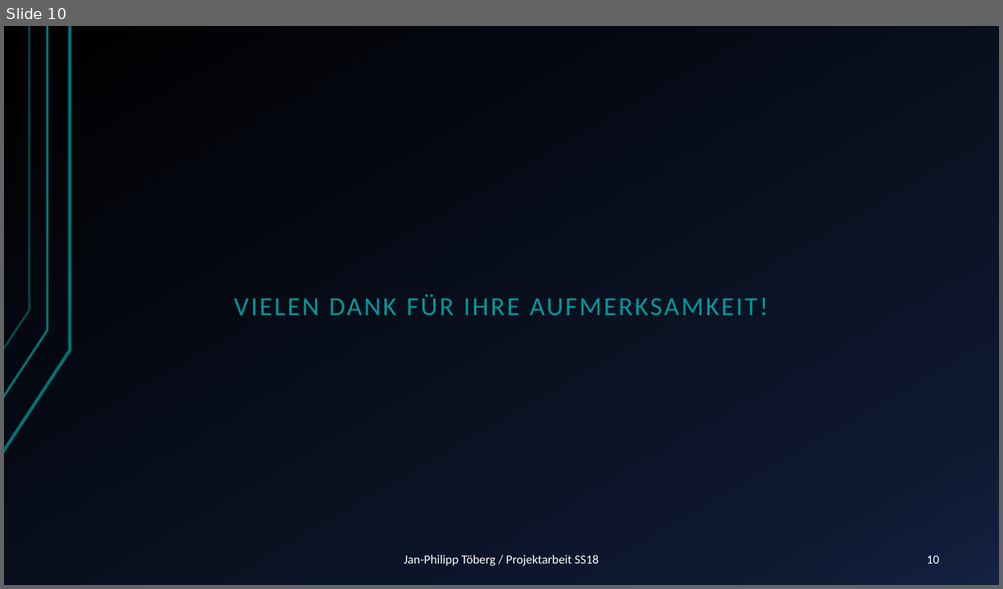
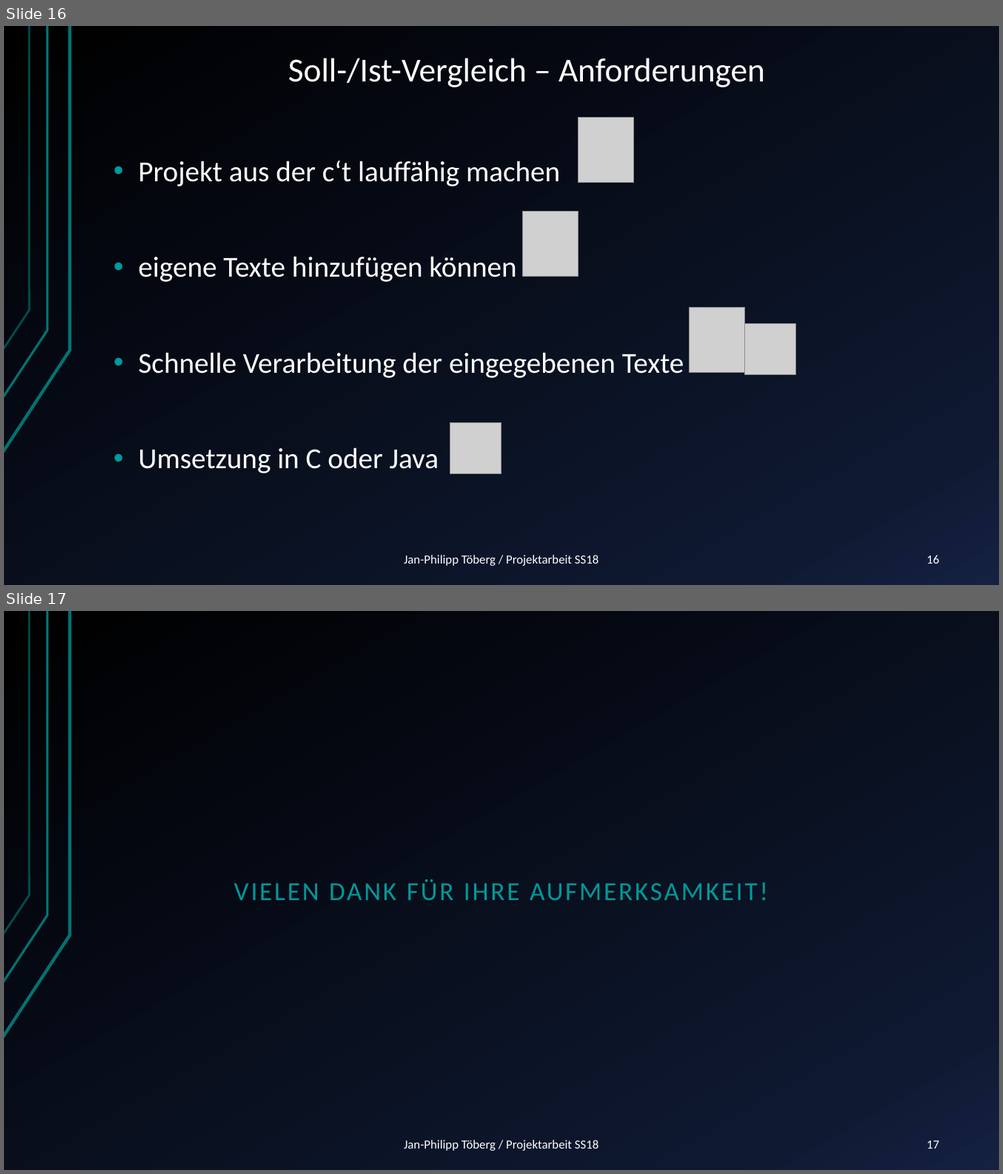
Before and after one commit to Janfiderheld/Drahtloses-Tuerschild-PA, a slide deck: Dokumentation/Kolloquium Janfi.pptx. Shown one above the other, each under a label of ours: slide 10 before the commit, slides 16 and 17 after it. The pictures are 1003x589 and 1003x1174 pixels, drawn with LibreOffice and Linux fonts; fonts in the diff are those of the drawing; grey boxes stand for pictures. Boxes give left, top, right and bottom in pixels: in the first picture for what was removed or moved away, otherwise in the second. Text is boxed around its words. In the diff, an @@ line names an element or a change of style, - is before the commit and + after.

```diff
--- a/Dokumentation/Kolloquium Janfi.pptx
+++ b/Dokumentation/Kolloquium Janfi.pptx
@@ slide 16 added at [4,26,999,585], background gradient #000000 to #0F1931 to #142242; not listed: 3 template elements that a slide beside it also shows @@
@@ title added at [288,58,765,87], 32.4 pt, text #FFFFFF @@
+Soll-/Ist-Vergleich – Anforderungen
@@ picture added at [578,118,633,183] @@
@@ text added at [138,161,684,474], 28 pt, text #FFFFFF @@
+• Projekt aus der c‘t lauffähig machen
+• eigene Texte hinzufügen können
+• Schnelle Verarbeitung der eingegebenen Texte
+• Umsetzung in C oder Java
@@ picture added at [522,212,577,277] @@
@@ picture added at [689,308,744,373] @@
@@ picture added at [745,323,796,375] @@
@@ picture added at [450,423,501,474] @@
@@ text added at [404,555,598,566], 12 pt, text #FFFFFF @@
+Jan-Philipp Töberg / Projektarbeit SS18
@@ page number added at [926,555,939,564], 12 pt, text #FFFFFF @@
+16
@@ what was slide 10 is now slide 17 @@
@@ page number at [926,1141,939,1149]: text changed @@
-10
+17
```
Also in this commit, not shown: 5 slides changed, 6 other slides added.
